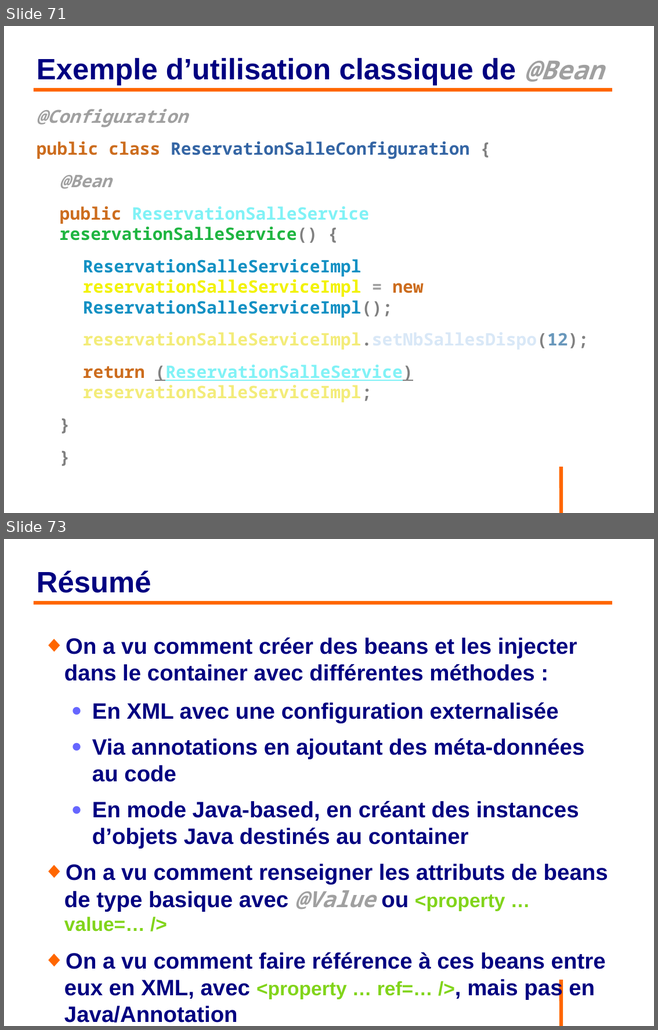
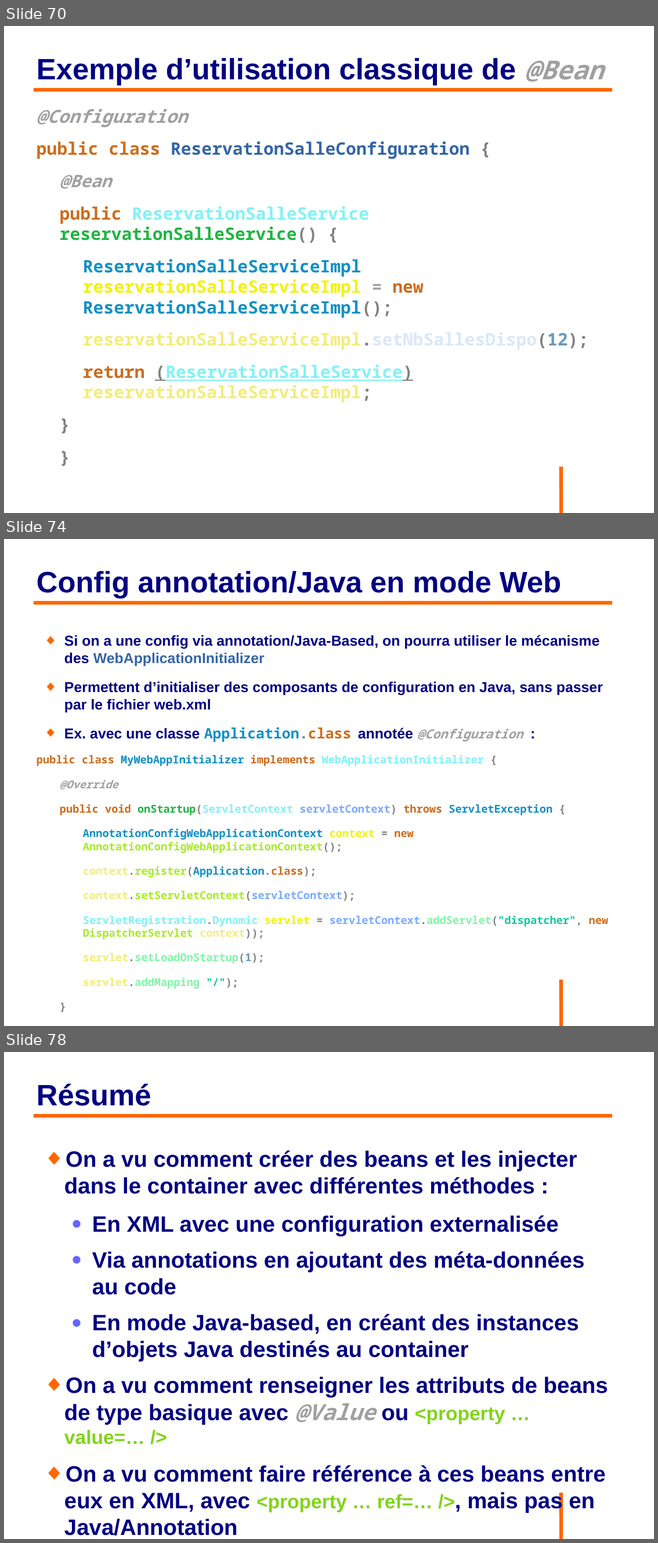
Before and after one commit to philphils/formation-spring, a slide deck: Documentation/diapo_formation_spring.odp. Shown one above the other, each under a label of ours: slides 71 and 73 before the commit, slides 70, 74 and 78 after it; the slides between them are not shown. The pictures are 658x1030 and 658x1543 pixels, drawn with LibreOffice and Linux fonts; fonts in the diff are those of the drawing; background and template pictures are left out. Boxes give left, top, right and bottom in pixels: in the first picture for what was removed or moved away, otherwise in the second. Text is boxed around its words. In the diff, an @@ line names an element or a change of style, - is before the commit and + after.

Commit message:
Ajout partie la création du context

```diff
--- a/Documentation/diapo_formation_spring.odp
+++ b/Documentation/diapo_formation_spring.odp
@@ slide 74 added at (4,539,654,1026), background #FFFFFF; not listed: 1 template element that a slide beside it also shows @@
@@ title added at (36,571,561,598), 36 pt, text #000080, bold @@
+Config annotation/Java en mode Web
@@ line added from (34, 603) to (612, 603), #FF6600 4.54 pt @@
@@ text added at (36,635,608,964), 13.2 pt, text #000080, bold @@
+◆ Si on a une config via annotation/Java-Based, on pourra utiliser le mécanisme des WebApplicationInitializer
+◆ Permettent d’initialiser des composants de configuration en Java, sans passer par le fichier web.xml
+◆ Ex. avec une classe Application.class annotée @Configuration :
+public class MyWebAppInitializer implements WebApplicationInitializer {
+@Override
+public void onStartup(ServletContext servletContext) throws ServletException {
+AnnotationConfigWebApplicationContext context = new AnnotationConfigWebApplicationContext();
+context.register(Application.class);
+context.setServletContext(servletContext);
+ServletRegistration.Dynamic servlet = servletContext.addServlet("dispatcher", new DispatcherServlet(context));
+servlet.setLoadOnStartup(1);
+servlet.addMapping("/");
+}
+}
@@ what was slide 71 is now slide 70 @@
@@ what was slide 73 is now slide 78 @@
```
Also in this commit, not shown: 2 slides changed, 5 other slides added, 1 slide removed.
